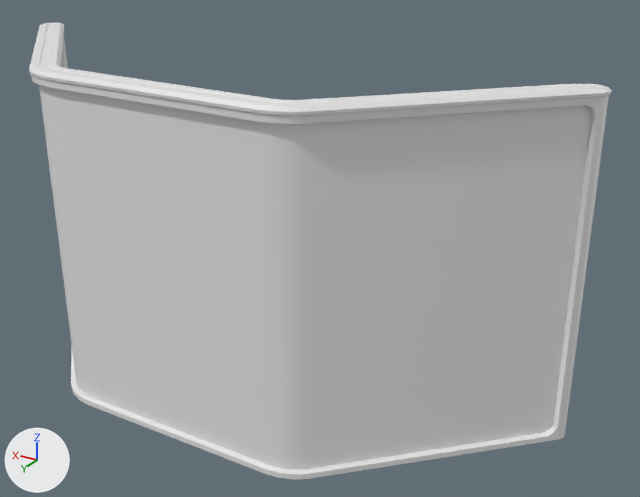
Before and after pictures for a commit that changed the FBX model Assets/Art_Assets/Environment/180Wall/sm_wall_180_screen_updated.fbx.
Rendered twice from a 50 mm camera at (-10.89, 12.24, 11.28) aimed at (-1.75, -3.0, 3.66). Lighting does not change. The marker at lower left points along +X, +Y and +Z. Where no turn or scale is listed for an object, it has been applied to the vertices.

In view in the first picture: 'sm_wall_medium_screen.020'.
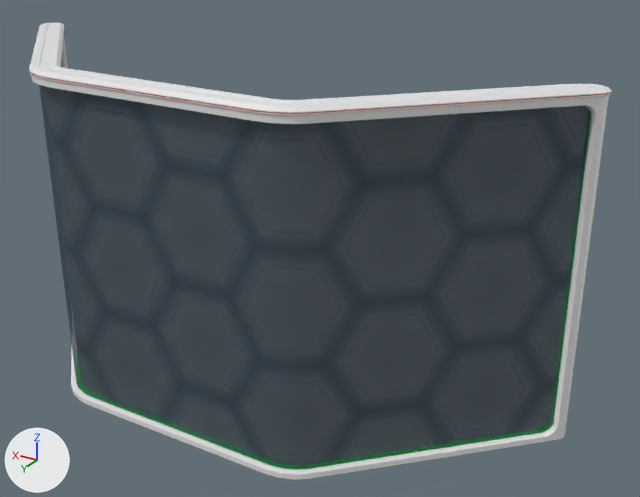
Scene script edits in JSON lines:
```json
{"op": "add", "block": "img_hexagonwallcookiecutter_glasshex_basemap_png", "code": ["img_hexagonwallcookiecutter_glasshex_basemap_png = load_image('HexagonWallCookieCutter_GlassHex_BaseMap.png', '../2A_GlobalMats/HexWallMaps/HexagonWallCookieCutter_GlassHex_BaseMap.png', 3727, 3685, 'sRGB')"]}
{"op": "add", "block": "img_hexagonwallcookiecutter_metalhex_basemap_png", "code": ["img_hexagonwallcookiecutter_metalhex_basemap_png = load_image('HexagonWallCookieCutter_MetalHex_BaseMap.png', '../2A_GlobalMats/HexWallMaps/HexagonWallCookieCutter_MetalHex_BaseMap.png', 3414, 3417, 'sRGB')"]}
{"op": "add", "block": "mat_travelingemissive", "code": ["mat_travelingemissive = principled_material('TravelingEmissive')", "mat_travelingemissive.base_color = (0.8, 0.0961, 0.0)  # orange #e75700"]}
{"op": "add", "block": "mat_stillemissive", "code": ["mat_stillemissive = principled_material('StillEmissive')", "mat_stillemissive.base_color = (0.00242, 0.8, 0.0)  # green #08e700"]}
{"op": "add", "block": "mat_newccglass", "code": ["mat_newccglass = principled_material('NEWCCGlass')", "mat_newccglass.texture = img_hexagonwallcookiecutter_glasshex_basemap_png", "mat_newccglass.alpha = 0.595"]}
{"op": "add", "block": "mat_newccmetal", "code": ["mat_newccmetal = principled_material('NEWCCMetal')", "mat_newccmetal.texture = img_hexagonwallcookiecutter_metalhex_basemap_png"]}
{"block": "me_circle_199", "where": "# used by ob_sm_wall_medium_screen_020; location = (0.0, 0.0, 0.0)"}
{"op": "remove", "block": "me_circle_199", "code": "me_circle_199.from_pydata(...)  # 1262 vertices, 1145 faces; spans x -7.23..7.23, y -4.4..0.3, z 0.09..7.64"}
{"op": "add", "block": "me_circle_199", "code": "me_circle_199.from_pydata(...)  # 950 vertices, 889 faces; spans x -7.23..7.23, y -4.4..0.3, z 0.09..7.64"}
{"block": "me_circle_199", "change": "me_circle_199 part 1: 164 vertices removed from x -7.14..-6.31, y -4.31..-3.49, z 0.09..7.64; 8 vertices added at x -6.98..-6.76, y -4.15..-3.94, z 0.22..7.34"}
{"block": "me_circle_199", "change": "me_circle_199 part 2: 126 faces spanning x -7.23..7.23, y -4.4..0.3, z 7.53..7.55 switch from mat_wall_frame (white #e7e7e7) to mat_travelingemissive (orange #e75700)"}
{"block": "me_circle_199", "change": "me_circle_199 part 3: 14 faces spanning x -3.17..3.17, y -0.35..0.15, z 0.22..7.34 switch from mat_wall_interior (white #e7e7e7) to mat_newccglass (picture img_hexagonwallcookiecutter_glasshex_basemap_png)"}
{"op": "add", "block": "me_circle_199", "code": "me_circle_199.materials.append(mat_newccmetal)  # picture img_hexagonwallcookiecutter_metalhex_basemap_png"}
{"op": "add", "block": "me_circle_199", "code": "me_circle_199.materials.append(mat_stillemissive)  # green #08e700"}
```

Where the change shows, as pixel boxes (x1, y1, x2, y2) in the pictures (640 x 497 px):
```json
{"part": 1, "of": "me_circle_199", "change": "cut back", "before": [301, 84, 608, 479], "after": [305, 106, 591, 469]}
{"part": 2, "of": "me_circle_199", "change": "recoloured", "before": [30, 72, 611, 114], "after": [30, 72, 611, 114], "on screen": "grey to brown"}
{"part": 3, "of": "me_circle_199", "change": "recoloured", "before": [39, 85, 308, 470], "after": [39, 85, 308, 470], "on screen": "grey to blue"}
```
